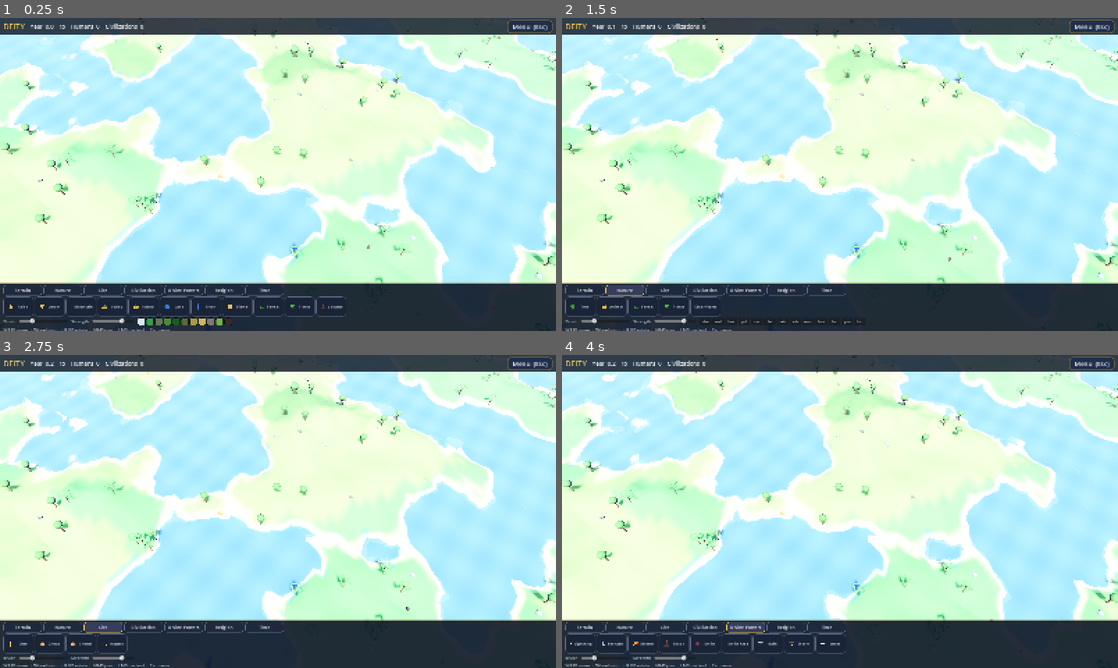
Above: before the commit, frames 1-4 (two rows, left to right).
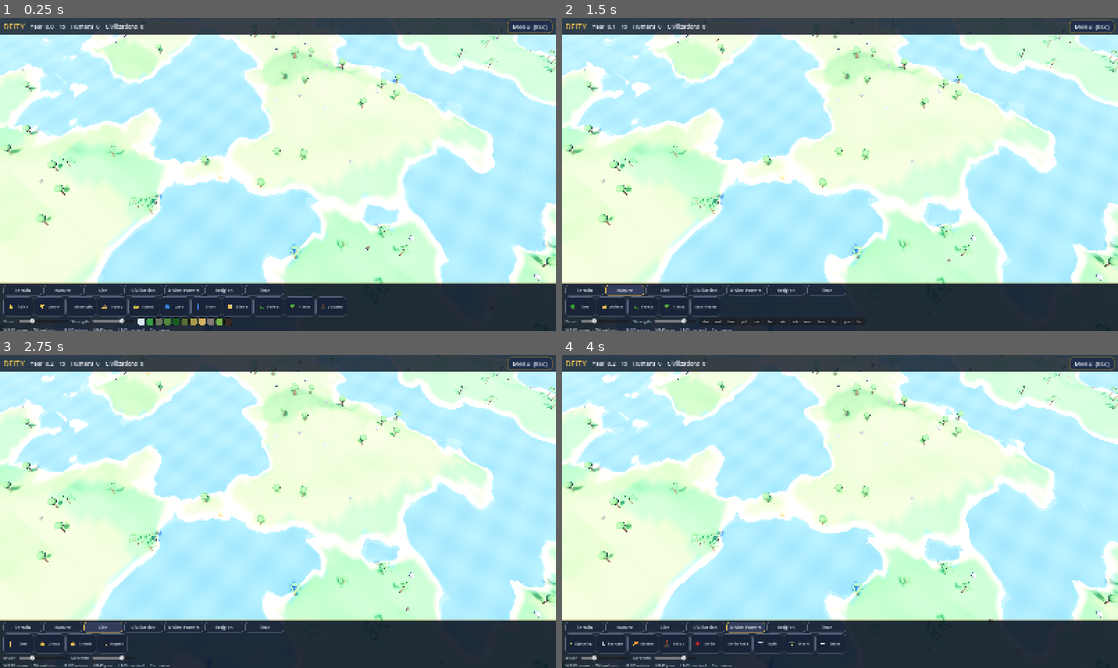
Above: after the commit, the same moments.

Repository: varneykirk55-collab/DEITY
Game: Godot game, scene res://scenes/game/GameWorld.tscn
The game is run twice, just before and just after one commit, with the same random seed, the same clock (stepped at 60 frames per second) and the same inputs. This scene is started directly instead of the project's main scene.
Inputs:
- Up to frame 1 (0.25 s): no input
- Up to frame 2 (1.5 s): click "Terrain" at 0.5 s; click "Nature" at 1.25 s
- Up to frame 3 (2.75 s): click "Life" at 2 s
- Up to frame 4 (4 s): click "Civilization" at 2.75 s; click "Divine Powers" at 3.5 s

The runs differ from the first frame. In frame 1, 2.4% of the frame differs, in the area x 0-100%, y 0-85%; in frame 2, 2.3%; in frame 3, 2.4%; in frame 4, 2.4%.

Commit message:
Phase 1: smooth camera and mouse interaction repair
Replace instant camera movement with frame-interpolated navigation so
WASD move, RMB rotate, MMB pan, and wheel zoom never jump. Add
terrain-aware height clamping so the camera stays above raised terrain
and mountains, widen pitch limits (near top-down to slight upward
tilt), and expose smooth zoom limits. Remove leftover dead look_fwd
calculation.

Tool interaction: Escape now cancels an active brush/tool (resetting to
Inspect and clearing drag state) before falling through to the pause
interface. Left-click uses the selected divine tool; left-drag paints
terrain/apply brush powers; hover raycasts against terrain including
raised mountains.

All existing gameplay systems and Astra's repairs are preserved; no
systems were removed or disabled.

NOTE: Godot 4.7.2 is not installed in this sandbox and the release
binary host is unreachable, so graphical/manual playtesting could not
be performed here. Changes are GDScript-only and preserve the prior
public API.

Co-authored-by: arena-agent <297053741+arena-agent@users.noreply.github.com>

Diff:
--- a/scripts/game/GameWorld.gd
+++ b/scripts/game/GameWorld.gd
@@ -37,6 +37,7 @@
 	terrain.name = "Terrain"
 	add_child(terrain)
 	terrain.setup(GameState.radius(), GameState.grid())
+	cam.set_terrain(terrain)
 	veg_root = Node3D.new()
 	veg_root.name = "Vegetation"
 	add_child(veg_root)
@@ -143,6 +144,11 @@
 
 func _unhandled_input(event: InputEvent) -> void:
 	if event.is_action_pressed("pause_menu"):
+		# Escape cancels an active tool before opening the pause interface.
+		if tools and (tools.tool != GameState.ToolId.INSPECT or tools.dragging):
+			tools.cancel_tool()
+			get_viewport().set_input_as_handled()
+			return
 		_toggle_pause()
 		get_viewport().set_input_as_handled()
 	elif event is InputEventKey and event.pressed and not pause_open:
--- a/scripts/god/GodCamera.gd
+++ b/scripts/god/GodCamera.gd
@@ -1,6 +1,7 @@
 class_name GodCamera
 extends Node3D
 ## Overhead deity camera: WASD move, wheel zoom, RMB rotate, MMB pan.
+## All movement is smoothly interpolated so navigation never jumps.
 
 var yaw: float = 0.65
 var pitch: float = -0.95
@@ -10,10 +11,28 @@
 var min_dist: float = 8.0
 var max_dist: float = 160.0
 var bounds: float = 110.0
+# Pitch limits: near top-down (-1.45 ~ -83deg) to slight upward tilt (-0.25 ~ -14deg).
+var min_pitch: float = -1.45
+var max_pitch: float = -0.25
+
+# Smoothing rates (higher = snappier, lower = smoother/laggier).
+var position_smooth: float = 10.0
+var rotation_smooth: float = 6.0
+var zoom_smooth: float = 12.0
+
+# Camera stays this far above the surface when looking down.
+var terrain_clearance: float = 4.0
+
+# Target values smoothed toward each frame.
+var _target_yaw: float = 0.65
+var _target_pitch: float = -0.95
+var _target_distance: float = 62.0
+var _target_position: Vector3 = Vector3.ZERO
 
 var _rotating := false
 var _panning := false
 var _cam: Camera3D
+var terrain: Node = null  # TerrainWorld, optional for terrain-aware height.
 var _shake: float = 0.0
 
 
@@ -25,6 +44,10 @@
 	_cam.far = 600.0
 	_cam.current = true
 	add_child(_cam)
+	_target_yaw = yaw
+	_target_pitch = pitch
+	_target_distance = distance
+	_target_position = global_position
 	_apply()
 
 
@@ -32,7 +55,9 @@
 	bounds = world_radius * 0.92
 	distance = world_radius * 0.55
 	max_dist = world_radius * 1.35
+	_target_distance = distance
 	global_position = Vector3(0, 4, 0)
+	_target_position = global_position
 	_apply()
 
 
@@ -44,6 +69,18 @@
 	_shake = max(_shake, amt)
 
 
+func set_terrain(t: Node) -> void:
+	terrain = t
+
+
+func _terrain_height_at(x: float, z: float) -> float:
+	if terrain == null:
+		return 0.0
+	if terrain.has_method("get_height"):
+		return terrain.get_height(x, z)
+	return 0.0
+
+
 func _unhandled_input(event: InputEvent) -> void:
 	if event is InputEventMouseButton:
 		var mb := event as InputEventMouseButton
@@ -52,24 +89,21 @@
 		elif mb.button_index == MOUSE_BUTTON_MIDDLE:
 			_panning = mb.pressed
 		elif mb.button_index == MOUSE_BUTTON_WHEEL_UP and mb.pressed:
-			distance = clampf(distance * 0.88, min_dist, max_dist)
-			_apply()
+			_target_distance = clampf(_target_distance * 0.82, min_dist, max_dist)
 		elif mb.button_index == MOUSE_BUTTON_WHEEL_DOWN and mb.pressed:
-			distance = clampf(distance * 1.12, min_dist, max_dist)
-			_apply()
+			_target_distance = clampf(_target_distance * 1.18, min_dist, max_dist)
 	elif event is InputEventMouseMotion:
 		var mm := event as InputEventMouseMotion
 		var sens := sensitivity * GameState.mouse_sensitivity
 		if _rotating:
-			yaw -= mm.relative.x * sens
-			pitch = clampf(pitch - mm.relative.y * sens, -1.35, -0.28)
-			_apply()
+			_target_yaw -= mm.relative.x * sens
+			_target_pitch = clampf(_target_pitch - mm.relative.y * sens, min_pitch, max_pitch)
 		elif _panning:
 			var right := Vector3(cos(yaw), 0, -sin(yaw))
 			var fwd := Vector3(sin(yaw), 0, cos(yaw))
 			global_position += (-right * mm.relative.x + fwd * mm.relative.y) * 0.04 * (distance / 50.0)
 			_clamp_pos()
-			_apply()
+			_target_position = global_position
 
 
 func _process(delta: float) -> void:
@@ -77,6 +111,7 @@
 		_rotating = false
 		_panning = false
 		return
+
 	var wish := Vector3.ZERO
 	if Input.is_key_pressed(KEY_W) or Input.is_key_pressed(KEY_UP):
 		wish.z -= 1
@@ -86,23 +121,39 @@
 		wish.x -= 1
 	if Input.is_key_pressed(KEY_D) or Input.is_key_pressed(KEY_RIGHT):
 		wish.x += 1
+
 	if wish != Vector3.ZERO:
 		wish = wish.normalized()
+		var fwd := Vector3(sin(yaw), 0, cos(yaw))
 		var right := Vector3(cos(yaw), 0, -sin(yaw))
-		var fwd := Vector3(sin(yaw), 0, cos(yaw))
-		# Camera looks along -fwd-ish; WASD relative to view
-		var look_fwd := Vector3(sin(yaw), 0, cos(yaw) * 0 + cos(yaw))
-		look_fwd = Vector3(sin(yaw), 0, cos(yaw))
-		right = Vector3(cos(yaw), 0, -sin(yaw))
-		global_position += (right * wish.x + look_fwd * wish.z) * move_speed * (distance / 55.0) * delta
+		global_position += (right * wish.x + fwd * wish.z) * move_speed * (distance / 55.0) * delta
 		_clamp_pos()
+		_target_position = global_position
+
 	if Input.is_key_pressed(KEY_Q):
-		yaw += 0.7 * delta
+		_target_yaw += 0.7 * delta
 	if Input.is_key_pressed(KEY_E):
-		yaw -= 0.7 * delta
+		_target_yaw -= 0.7 * delta
 	if Input.is_key_pressed(KEY_R):
-		yaw = 0.65
-		pitch = -0.95
+		_target_yaw = 0.65
+		_target_pitch = -0.95
+		_target_position = Vector3(0, 4, 0)
+		_clamp_pos()
+
+	# Smooth interpolation: no sudden jumps when input changes.
+	yaw = lerpf(yaw, _target_yaw, rotation_smooth * delta)
+	pitch = lerpf(pitch, _target_pitch, rotation_smooth * delta)
+	distance = lerpf(distance, _target_distance, zoom_smooth * delta)
+	global_position = global_position.lerp(_target_position, position_smooth * delta)
+
+	# Keep the camera above raised terrain / mountains.
+	if terrain != null:
+		var h := _terrain_height_at(global_position.x, global_position.z)
+		var min_y := h + terrain_clearance
+		if global_position.y < min_y:
+			global_position.y = min_y
+			_target_position.y = global_position.y
+
 	if _shake > 0.0:
 		_shake = max(0.0, _shake - delta * 4.0)
 	_apply()
--- a/scripts/god/ToolController.gd
+++ b/scripts/god/ToolController.gd
@@ -169,6 +169,13 @@
 			world.cast_cure(p, brush_size)
 
 
+func cancel_tool() -> void:
+	tool = GameState.ToolId.INSPECT
+	dragging = false
+	river_last = Vector3(INF, INF, INF)
+	tool_changed.emit(tool)
+
+
 func _inspect(p: Vector3) -> void:
 	var best_h: Human = null
 	var best_d := 3.5
